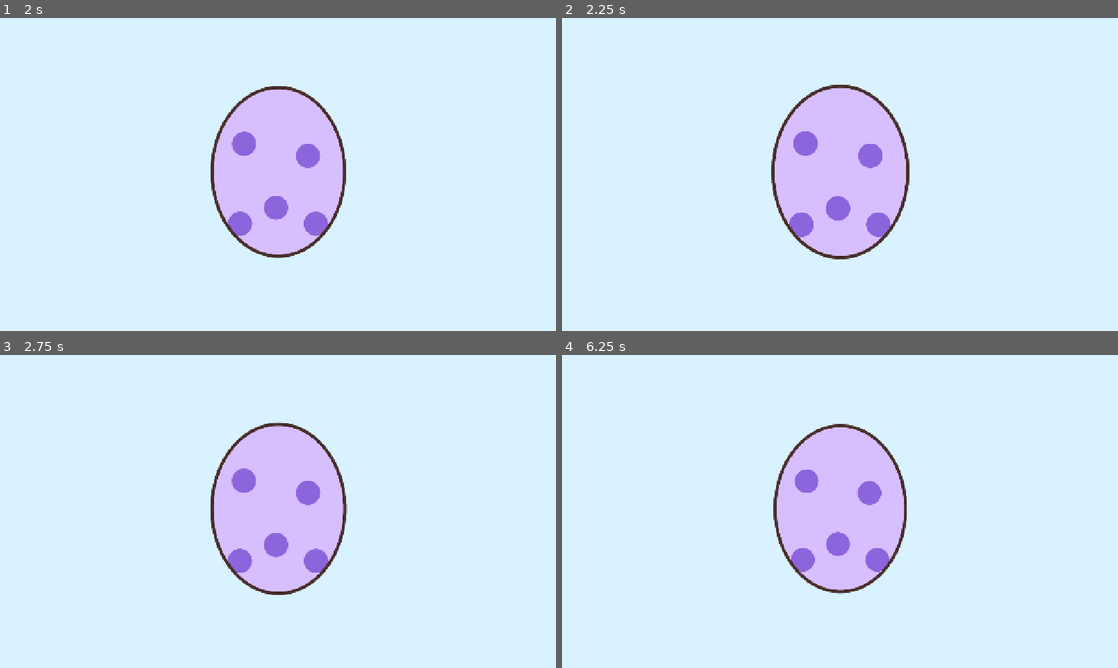
Above: before the commit, frames 1-4 (two rows, left to right).
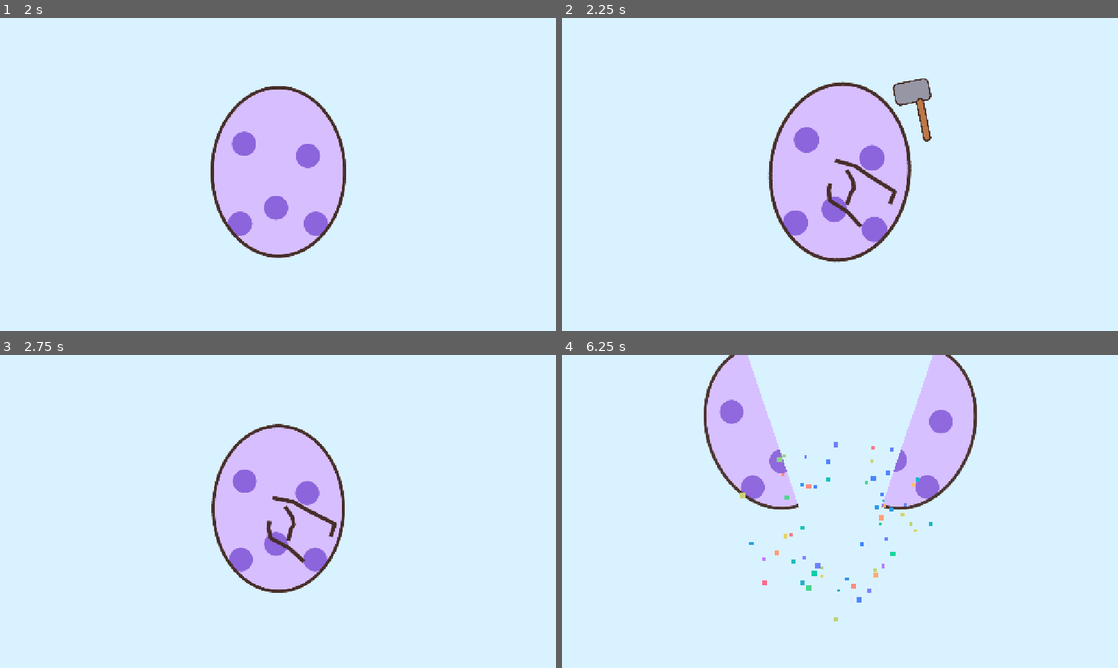
Above: after the commit, the same moments.

Repository: korm85/CaptureCompare
Game: Godot game, scene res://scenes/main.tscn
Two runs of this game, one before a commit and one after it. Both use one fixed random seed, a clock stepped at 60 frames per second and the inputs below.
Inputs (mouse positions are in pixels of both pictures, inside the frame that each line leads up to):
- Up to frame 1 (2 s): move the mouse to (400, 158) at 0.52 s; click (400, 158) at 0.67 s; drag from (166, 190) to (250, 237) at 1.27 s
- Up to frame 2 (2.25 s): move the mouse to (895, 105) at 2.02 s; click (895, 105) at 2.17 s
- Up to frame 3 (2.75 s): no input
- Up to frame 4 (6.25 s): drag from (812, 574) to (673, 464) at 2.77 s; move the mouse to (1006, 558) at 3.52 s; click (1006, 558) at 3.67 s; drag from (673, 464) to (756, 433) at 4.27 s; move the mouse to (867, 511) at 5.02 s; click (867, 511) at 5.17 s; drag from (756, 433) to (728, 527) at 5.77 s

Frame 1 is identical in both runs. In frame 2, 3.1% of the frame differs, in the area x 37-67%, y 19-79%; in frame 3, 1.8%; in frame 4, 19%, in the area x 25-75%, y 0-86%.

Commit message:
Fix taps being swallowed by background ColorRects
ColorRect is a Control and stops mouse events by default, so the backgrounds
in main and decorate took every tap before the egg's _unhandled_input could
see it. Browser testing caught this; the headless smoke test never sends
real input. The background panels now ignore the mouse, and the smoke test
fails if any Control in the main, decorate or egg scenes blocks mouse input.

Co-Authored-By: Claude <noreply@anthropic.com>
Claude-Session: https://claude.ai/code/session_01LSTP4TFJzwiJbvNAjXRsyx

Diff:
--- a/scenes/decorate.tscn
+++ b/scenes/decorate.tscn
@@ -13,11 +13,13 @@
 offset_right = 1280.0
 offset_bottom = 720.0
 color = Color(1, 1, 1, 0.45)
+mouse_filter = 2
 
 [node name="TabHighlight" type="ColorRect" parent="."]
 offset_right = 140.0
 offset_bottom = 80.0
 color = Color(1, 0.85, 0.4, 0.8)
+mouse_filter = 2
 
 [node name="Toy" type="Sprite2D" parent="."]
 visible = false
--- a/scenes/main.tscn
+++ b/scenes/main.tscn
@@ -9,3 +9,4 @@
 offset_right = 1280.0
 offset_bottom = 720.0
 color = Color(0.85, 0.95, 1, 1)
+mouse_filter = 2
--- a/tests/smoke.gd
+++ b/tests/smoke.gd
@@ -23,6 +23,7 @@
 	await _test_reveal()
 	await _test_decorate()
 	_test_art()
+	_test_no_blocking_controls()
 	print("FAILURES: %d" % _failures)
 	quit(1 if _failures > 0 else 0)
 
@@ -105,3 +106,23 @@
 	decorate.press(Decorate.NEW_EGG_CENTER)
 	_check(asked[0], "new egg button emits new_egg_requested")
 	decorate.queue_free()
+
+
+func _test_no_blocking_controls() -> void:
+	# A Control that stops mouse events would swallow taps before _unhandled_input sees them.
+	var blockers := []
+	for path in ["res://scenes/main.tscn", "res://scenes/decorate.tscn", "res://scenes/egg.tscn"]:
+		var scene: Node = (load(path) as PackedScene).instantiate()
+		for node in _all_descendants(scene):
+			if node is Control and node.mouse_filter != Control.MOUSE_FILTER_IGNORE:
+				blockers.append("%s:%s" % [path.get_file(), node.name])
+		scene.free()
+	_check(blockers.is_empty(), "no Control blocks mouse input (blockers: %s)" % str(blockers))
+
+
+func _all_descendants(node: Node) -> Array:
+	var out := []
+	for child in node.get_children():
+		out.append(child)
+		out.append_array(_all_descendants(child))
+	return out
Not shown, added: export_presets.cfg
